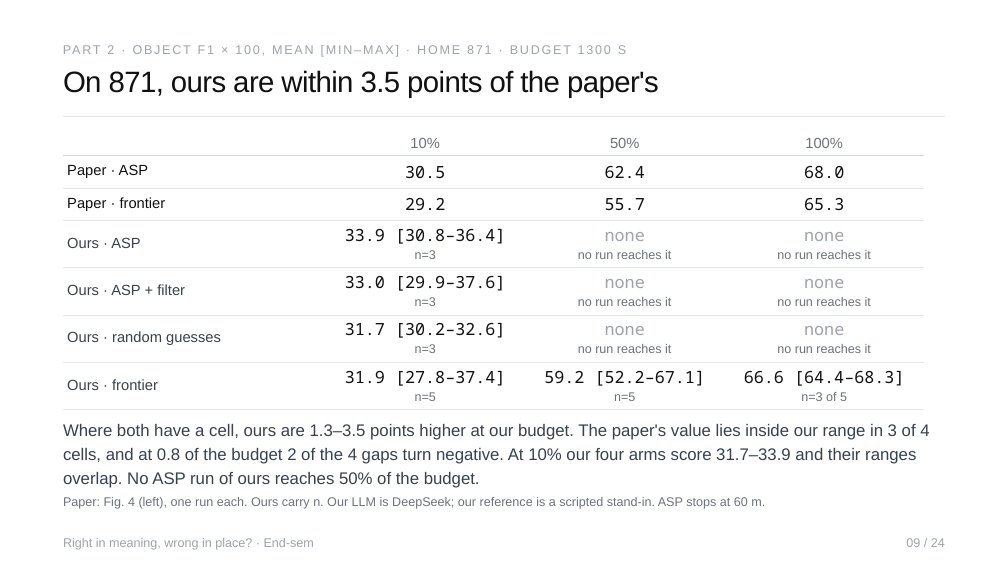
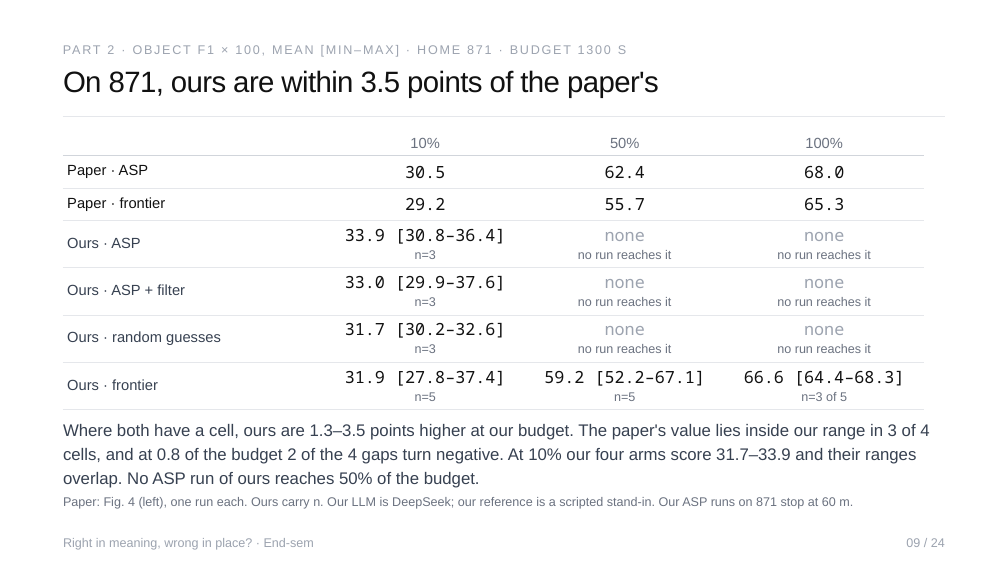
Before and after one commit to Sher110106/validity-aware-active-semantic-exploration, a slide deck: slide 9 of docs/endsem_2026-11/ASP_Endsem.pptx. Drawn at 1008x567 pixels with LibreOffice and Linux fonts; fonts in the diff are those of the drawing. Boxes give left, top, right and bottom in pixels: in the first picture for what was removed or moved away, otherwise in the second. Text is boxed around its words. In the diff, an @@ line names an element or a change of style, - is before the commit and + after.

```diff
--- a/docs/endsem_2026-11/ASP_Endsem.pptx
+++ b/docs/endsem_2026-11/ASP_Endsem.pptx
@@ text at [63, 497, 853, 509]: text changed @@
-Paper: Fig. 4 (left), one run each. Ours carry n. Our LLM is DeepSeek; our reference is a scripted stand-in. ASP stops at 60 m.
+Paper: Fig. 4 (left), one run each. Ours carry n. Our LLM is DeepSeek; our reference is a scripted stand-in. Our ASP runs on 871 stop at 60 m.
```
Also in this commit, not shown: 4 other slides changed, 5 other files.
